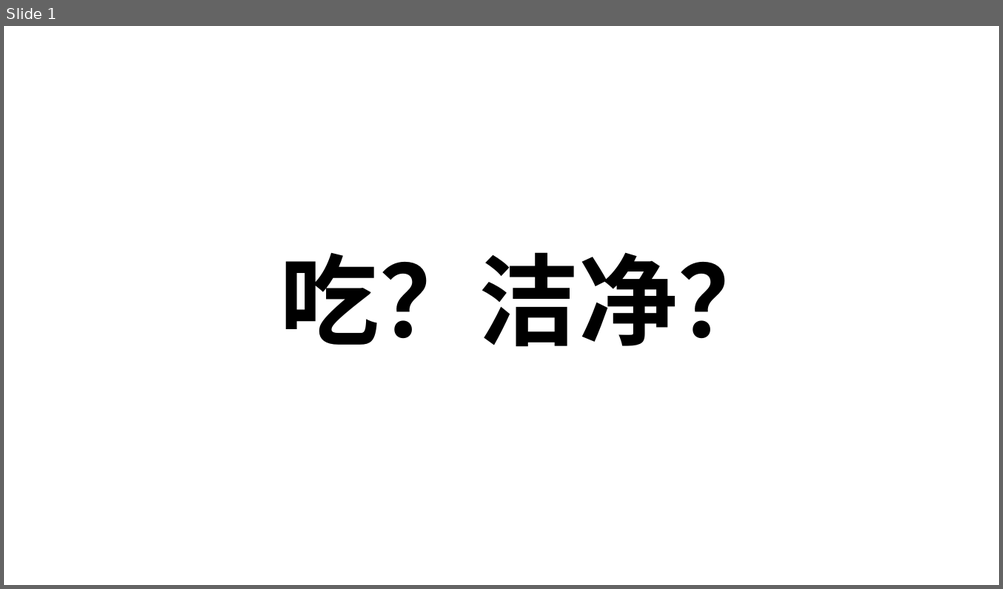
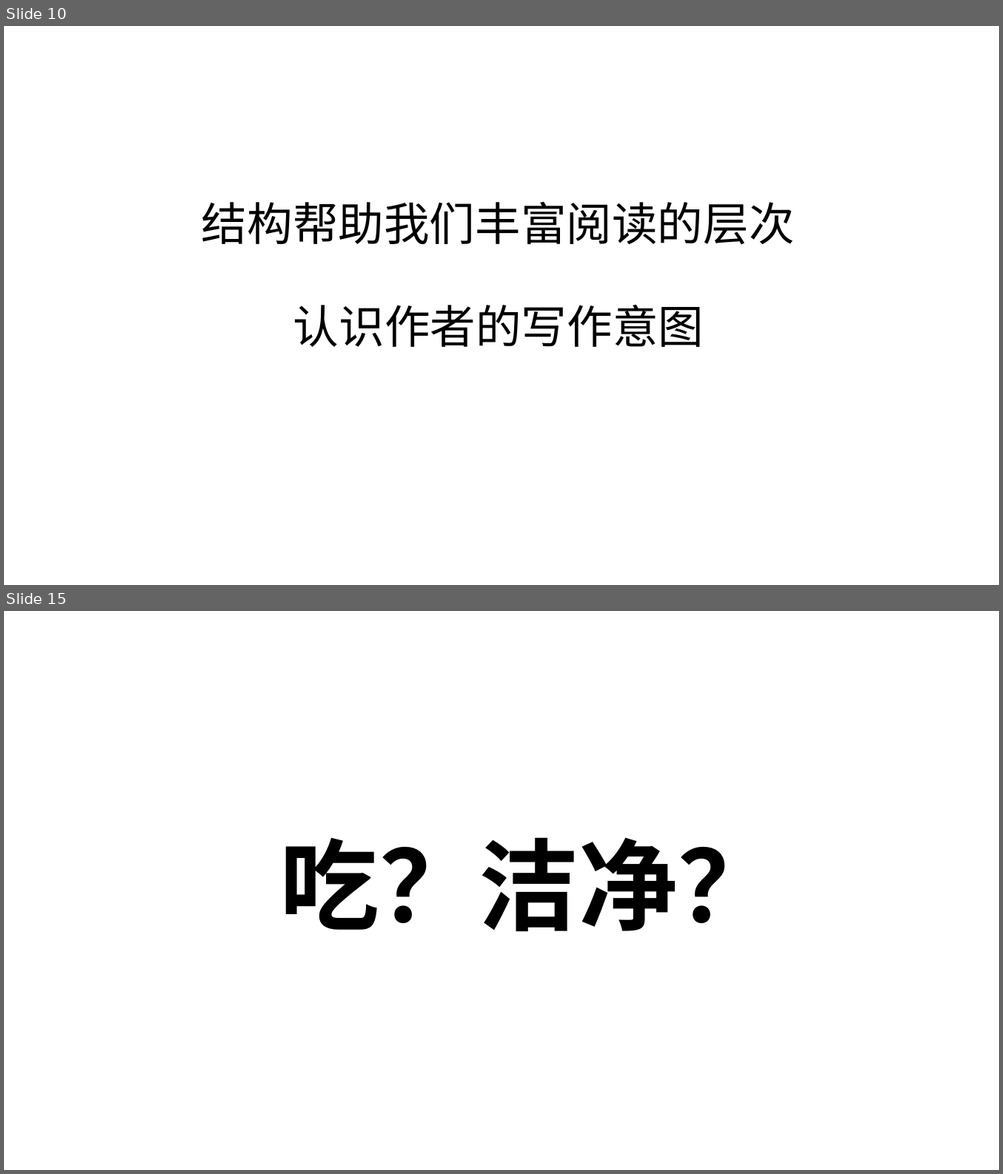
Before and after one commit to zy-hz/my-bible, a slide deck: 读经笔记/各卷圣经/03 利未记/周三.pptx. Shown one above the other, each under a label of ours: slide 1 before the commit, slides 10 and 15 after it; the slides between them are not shown. The pictures are 1003x589 and 1003x1174 pixels, drawn with LibreOffice and Linux fonts; fonts in the diff are those of the drawing. Boxes give left, top, right and bottom in pixels: in the first picture for what was removed or moved away, otherwise in the second. Text is boxed around its words. In the diff, an @@ line names an element or a change of style, - is before the commit and + after.

```diff
--- a/读经笔记/各卷圣经/03 利未记/周三.pptx
+++ b/读经笔记/各卷圣经/03 利未记/周三.pptx
@@ slide 10 added at box(4, 26, 999, 585), background #FFFFFF @@
@@ title added at box(202, 201, 794, 245), 44 pt, text #000000 @@
+结构帮助我们丰富阅读的层次
@@ text added at box(293, 304, 703, 347), 44 pt, text #000000 @@
+认识作者的写作意图
@@ what was slide 1 is now slide 15 @@
```
Also in this commit, not shown: 13 other slides added, 16 other files.
